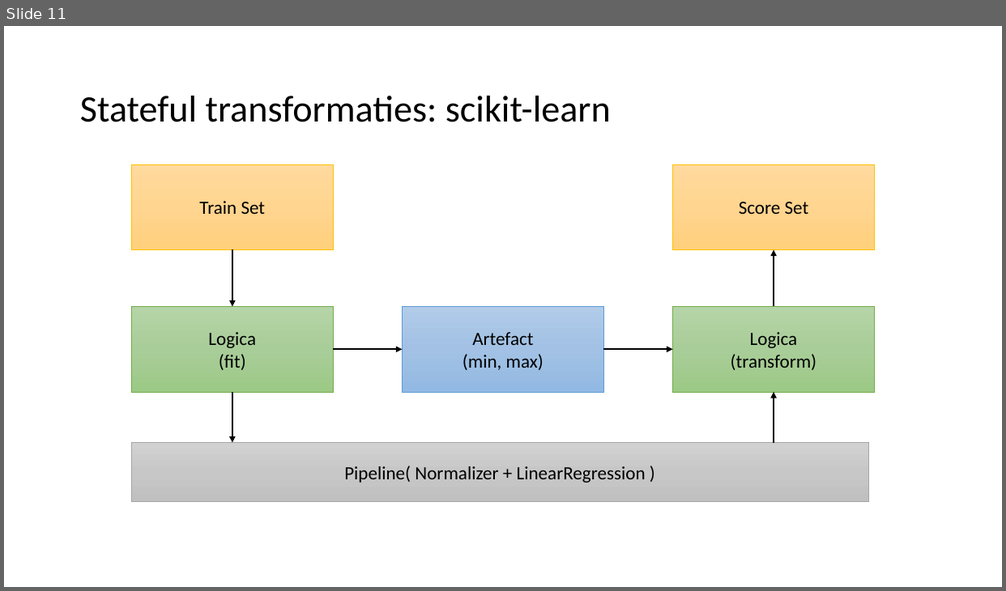
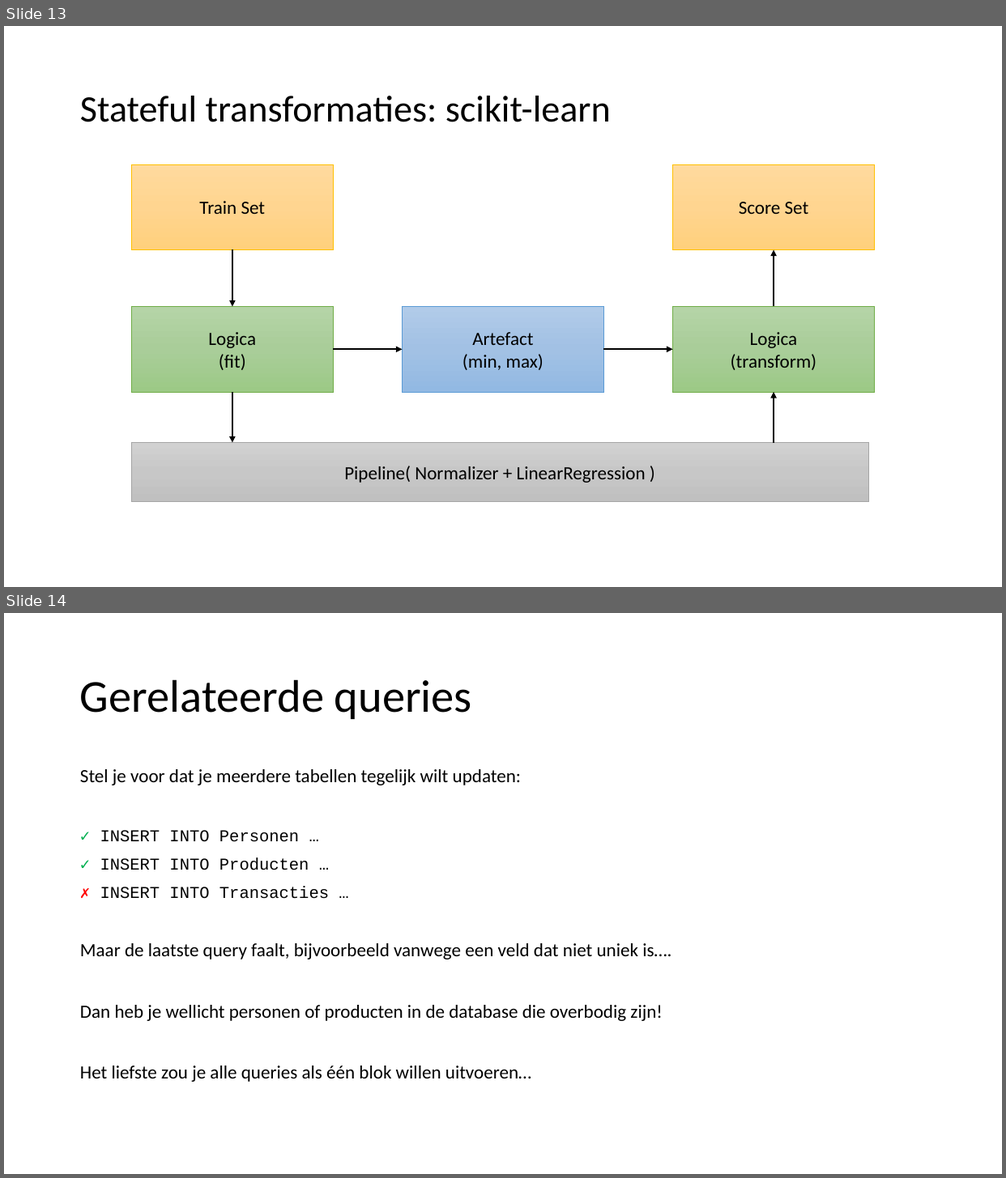
Before and after one commit to LFKoning/knowledge-sharing, a slide deck: sql/terugkom_ochtend/sql_terugkom_ochtend.pptx. Shown one above the other, each under a label of ours: slide 11 before the commit, slides 13 and 14 after it. The pictures are 1006x591 and 1006x1178 pixels, drawn with LibreOffice and Linux fonts; fonts in the diff are those of the drawing. Boxes give left, top, right and bottom in pixels: in the first picture for what was removed or moved away, otherwise in the second. Text is boxed around its words. In the diff, an @@ line names an element or a change of style, - is before the commit and + after.

```diff
--- a/sql/terugkom_ochtend/sql_terugkom_ochtend.pptx
+++ b/sql/terugkom_ochtend/sql_terugkom_ochtend.pptx
@@ slide 14 added at [4,613,1002,1174], background #FFFFFF @@
@@ title added at [80,679,472,719], 44 pt, text #000000 @@
+Gerelateerde queries
@@ text added at [80,769,671,1082], 18 pt, text #000000 @@
+Stel je voor dat je meerdere tabellen tegelijk wilt updaten:
+✓ INSERT INTO Personen …
+✓ INSERT INTO Producten …
+✗ INSERT INTO Transacties …
+Maar de laatste query faalt, bijvoorbeeld vanwege een veld dat niet uniek is….
+Dan heb je wellicht personen of producten in de database die overbodig zijn!
+Het liefste zou je alle queries als één blok willen uitvoeren…
@@ what was slide 11 is now slide 13 @@
```
Also in this commit, not shown: 2 slides changed, 5 other slides added, 10 other files.
